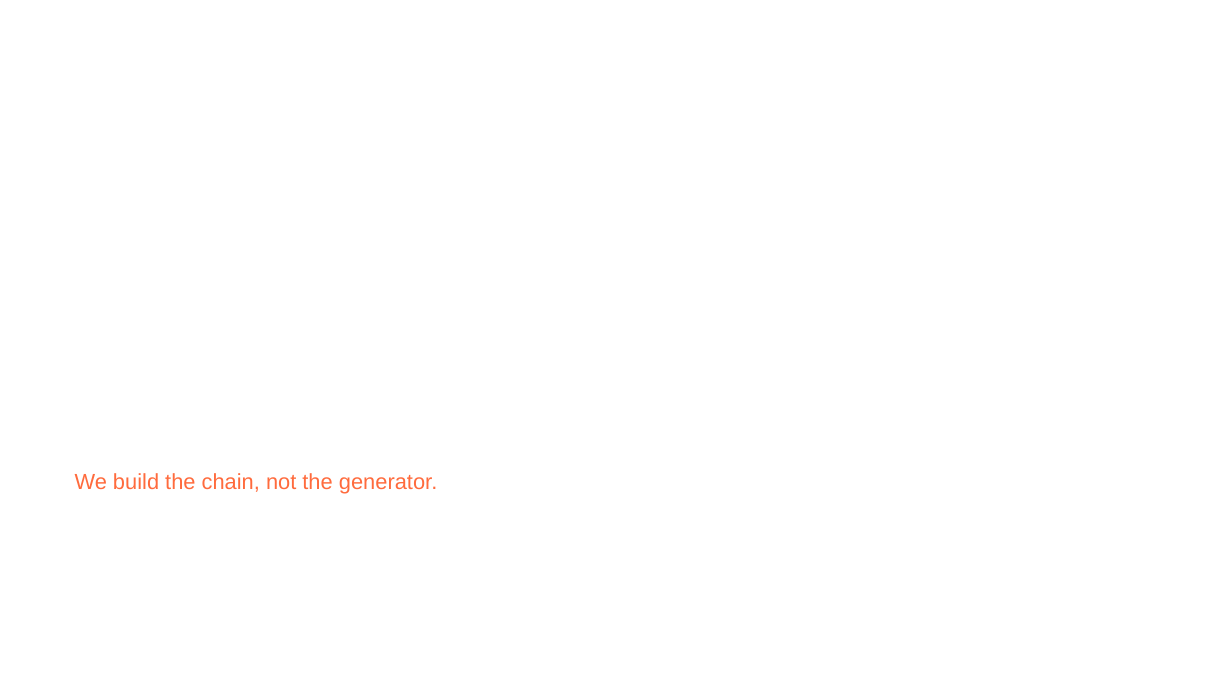
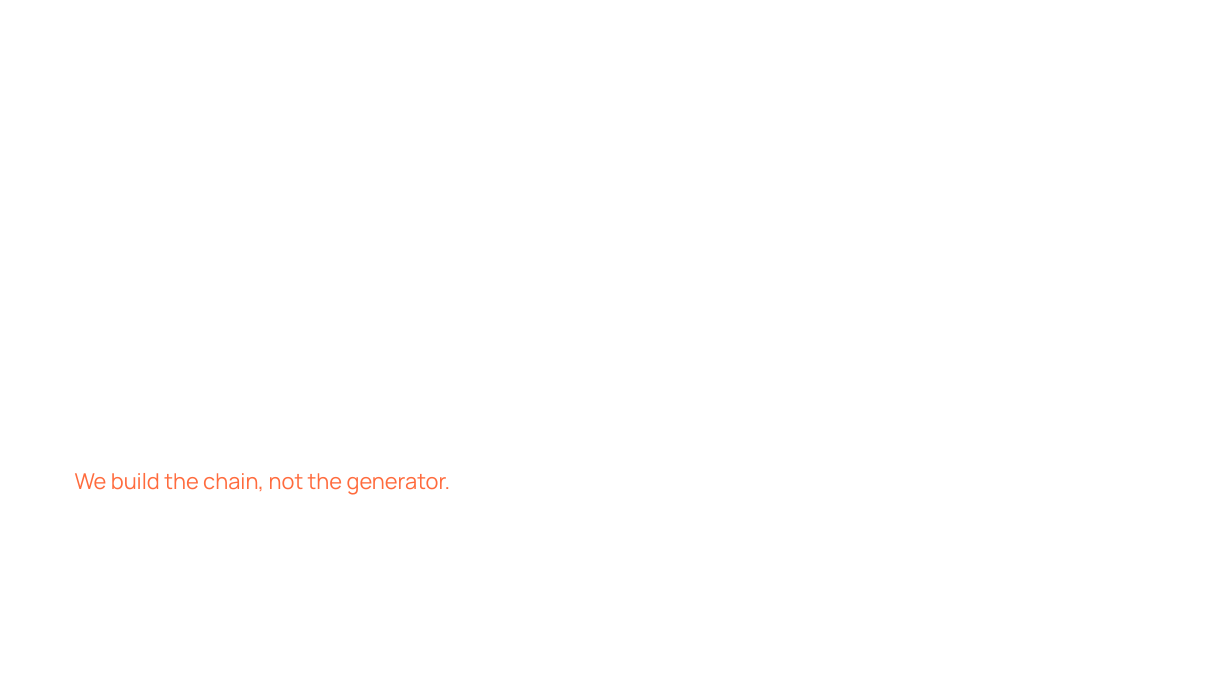
Before and after one commit to athenarunai-gif/Athena, a slide deck: slide 1 of deck/Pitch_Deck_AthenaRun_v2.pptx. Drawn at 1232x694 pixels with LibreOffice and Linux fonts; fonts in the diff are those of the drawing; background and template pictures are left out. Boxes give left, top, right and bottom in pixels: in the first picture for what was removed or moved away, otherwise in the second. Text is boxed around its words. In the diff, an @@ line names an element or a change of style, - is before the commit and + after.

```diff
--- a/deck/Pitch_Deck_AthenaRun_v2.pptx
+++ b/deck/Pitch_Deck_AthenaRun_v2.pptx
@@ text "We build the chain, not ..." at (x1=75, y1=473, x2=451, y2=495): font Arial to Manrope @@
```
Also in this commit, not shown: 7 other slides changed, 2 other files.
